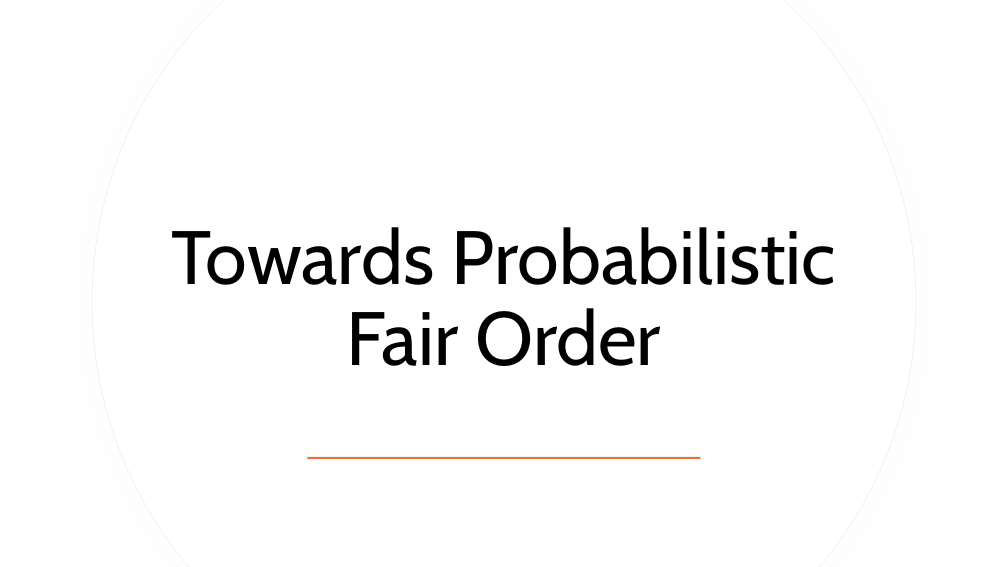
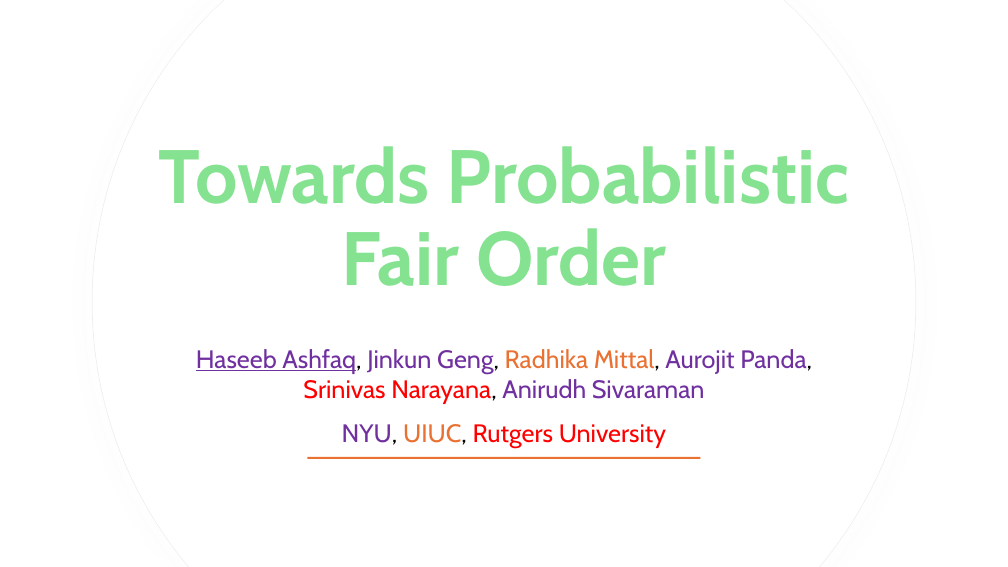
Before and after one commit to HaseebLUMS/Onyx-Presentation, a slide deck: slide 1 of tommy_hotnets.pptx. Drawn at 1008x567 pixels with LibreOffice and Linux fonts; fonts in the diff are those of the drawing. Boxes give left, top, right and bottom in pixels: in the first picture for what was removed or moved away, otherwise in the second. Text is boxed around its words. In the diff, an @@ line names an element or a change of style, - is before the commit and + after.

```diff
--- a/tommy_hotnets.pptx
+++ b/tommy_hotnets.pptx
@@ title "Towards Probabilistic Fair Order": place and size @@
-title "Towards Probabilistic Fair Order" at bbox=[172, 227, 837, 366]
+title "Towards Probabilistic Fair Order" at bbox=[159, 146, 849, 286]
@@ title "Towards Probabilistic Fair Order" at bbox=[159, 146, 849, 286]: text colour #000000 to pattern #196B24 on #84E291, letter outline none to #0D3612 1 pt, bold on; vertical alignment middle to bottom @@
@@ text added at bbox=[196, 349, 812, 404], 24 pt, text #7030A0 @@
+Haseeb Ashfaq, Jinkun Geng, Radhika Mittal, Aurojit Panda, Srinivas Narayana, Anirudh Sivaraman
@@ text added at bbox=[342, 424, 666, 448], 24 pt, text #FF0000 @@
+NYU, UIUC, Rutgers University
```
Also in this commit, not shown: 10 other slides changed, 1 other file.
